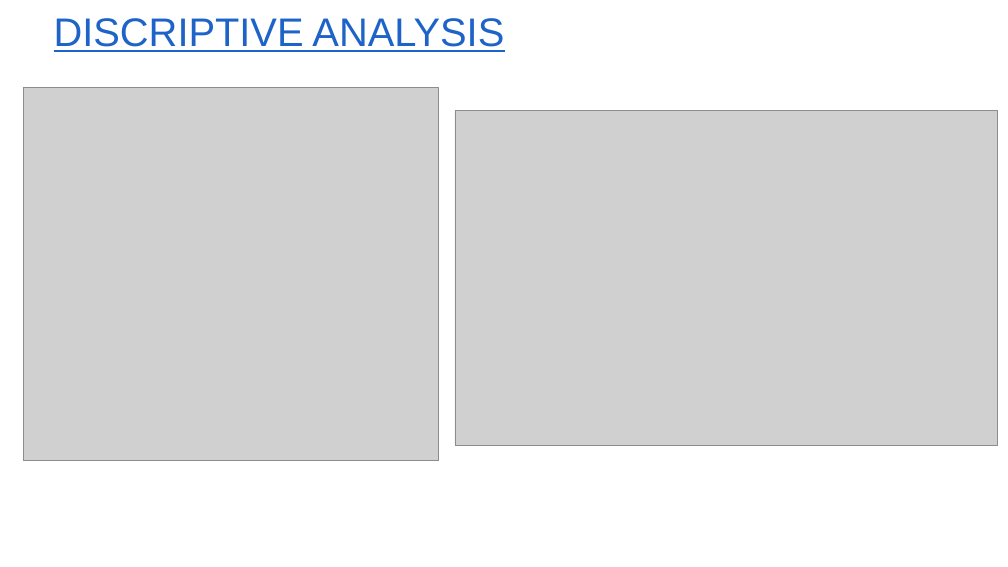
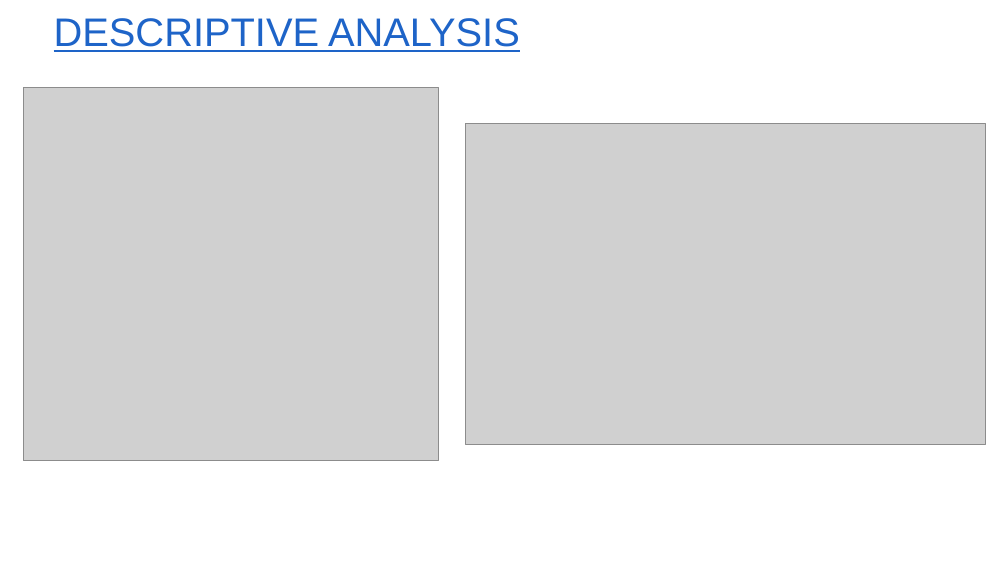
Before and after one commit to laurensprinstat/project_prinstat, a slide deck: slide 5 of prinstat proj pres.pptx. Drawn at 1008x567 pixels with LibreOffice and Linux fonts; fonts in the diff are those of the drawing; grey boxes stand for pictures; background and template pictures are left out. Boxes give left, top, right and bottom in pixels: in the first picture for what was removed or moved away, otherwise in the second. Text is boxed around its words. In the diff, an @@ line names an element or a change of style, - is before the commit and + after.

```diff
--- a/prinstat proj pres.pptx
+++ b/prinstat proj pres.pptx
@@ title at (54, 18, 520, 52): text changed @@
-DISCRIPTIVE ANALYSIS
+DESCRIPTIVE ANALYSIS
@@ picture: place and size @@
-picture at (455, 111, 998, 446)
+picture at (465, 123, 985, 444)
```
Also in this commit, not shown: 2 other slides changed.
